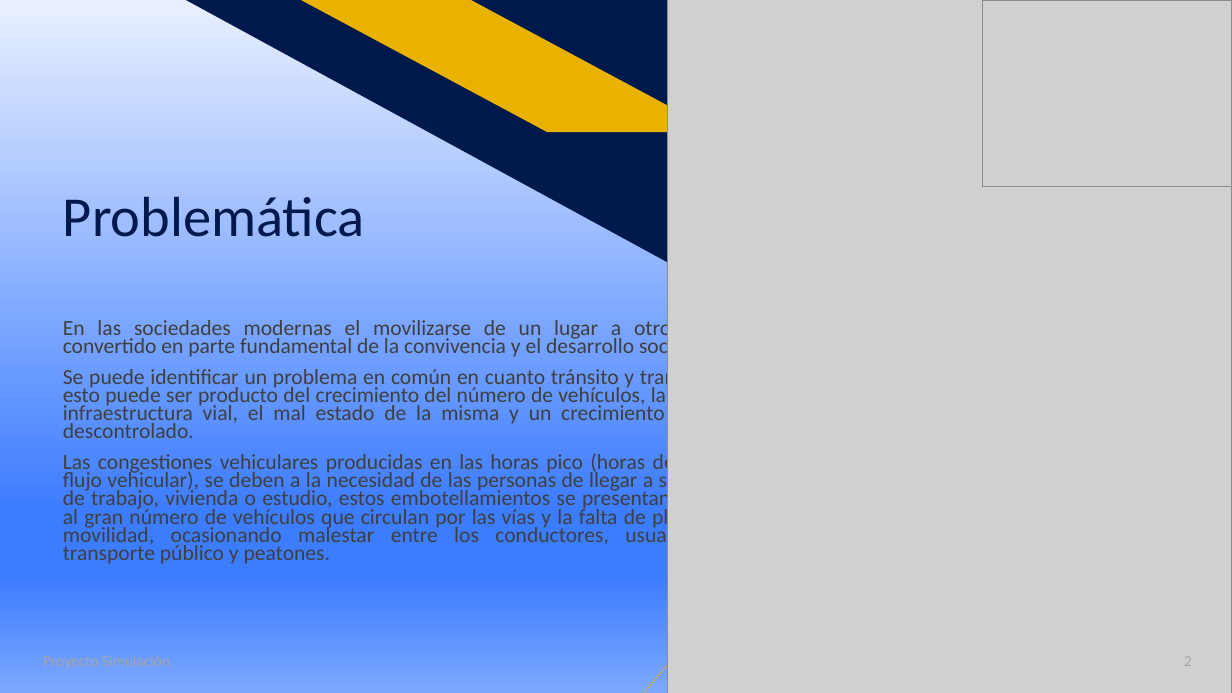
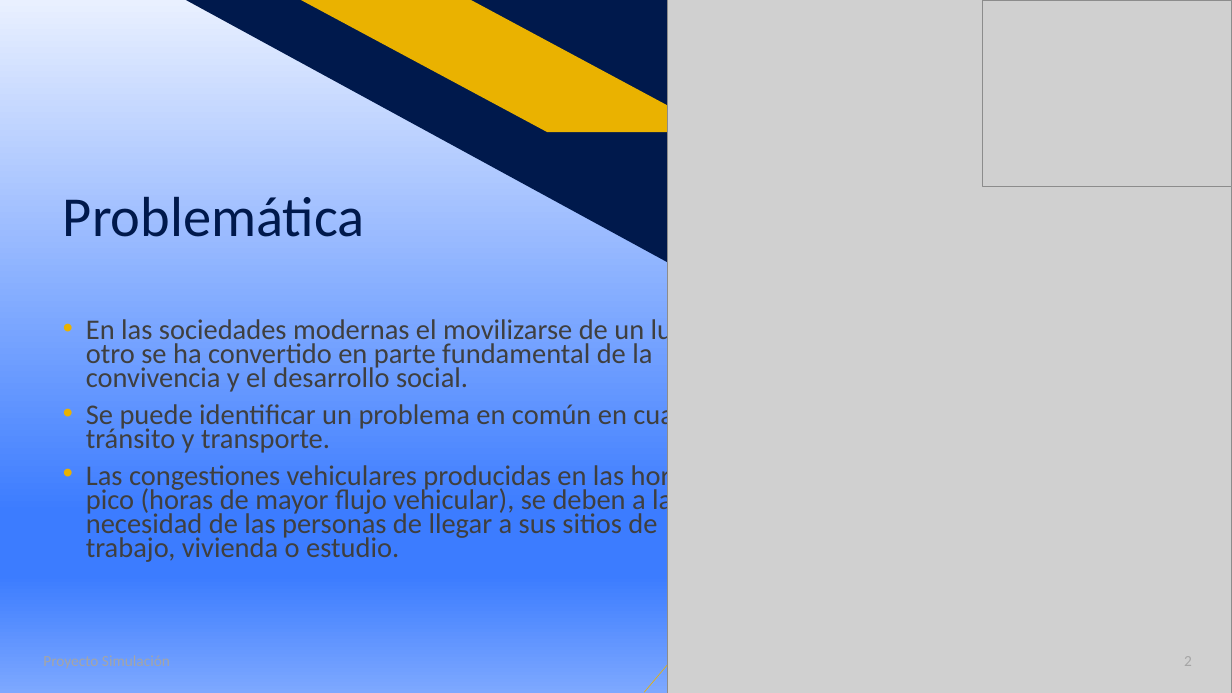
Before and after one commit to DeibyCalva/Proyecto_Netlogo, a slide deck: slide 2 of PRESENTACION NETLOGO.pptx. Drawn at 1232x693 pixels with LibreOffice and Linux fonts; fonts in the diff are those of the drawing; grey boxes stand for pictures. Boxes give left, top, right and bottom in pixels: in the first picture for what was removed or moved away, otherwise in the second. Text is boxed around its words. In the diff, an @@ line names an element or a change of style, - is before the commit and + after.

```diff
--- a/PRESENTACION NETLOGO.pptx
+++ b/PRESENTACION NETLOGO.pptx
@@ text at (x1=86, y1=316, x2=709, y2=392): size 16.8 to 22.2 pt in "En las sociedades modernas el movilizarse de ..."; alignment justified to left; bullet none to • @@
@@ text at (x1=86, y1=400, x2=713, y2=562): text changed; size 16.8 to 22.2 pt @@
-Se puede identificar un problema en común en cuanto tránsito y transporte, esto puede ser producto del crecimiento del número de vehículos, la falta de infraestructura vial, el mal estado de la misma y un crecimiento urbano descontrolado.
-Las congestiones vehiculares producidas en las horas pico (horas de mayor flujo vehicular), se deben a la necesidad de las personas de llegar a sus sitios de trabajo, vivienda o estudio, estos embotellamientos se presentan debido al gran número de vehículos que circulan por las vías y la falta de planes de movilidad, ocasionando malestar entre los conductores, usuarios de transporte público y peatones.
+• Se puede identificar un problema en común en cuanto tránsito y transporte.
+• Las congestiones vehiculares producidas en las horas pico (horas de mayor flujo vehicular), se deben a la necesidad de las personas de llegar a sus sitios de trabajo, vivienda o estudio.
```
Also in this commit, not shown: 1 other slide changed, 1 other file.
